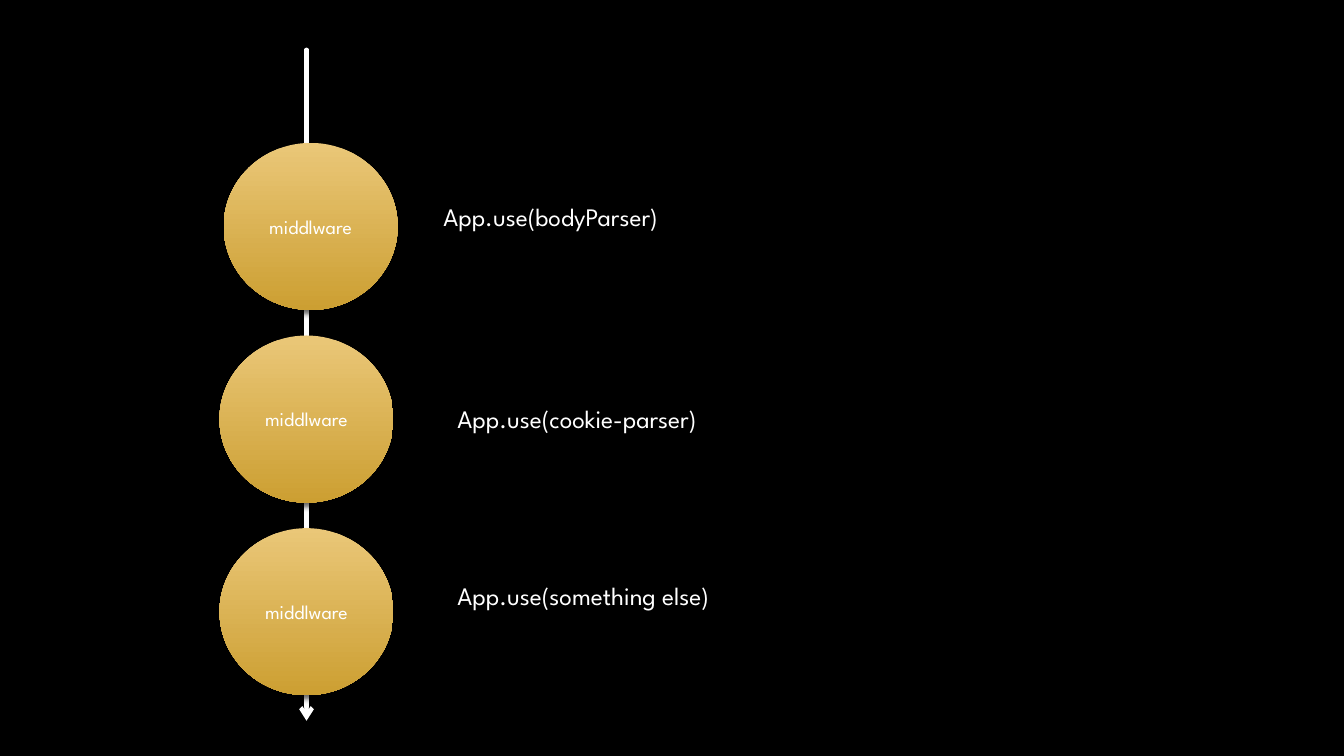
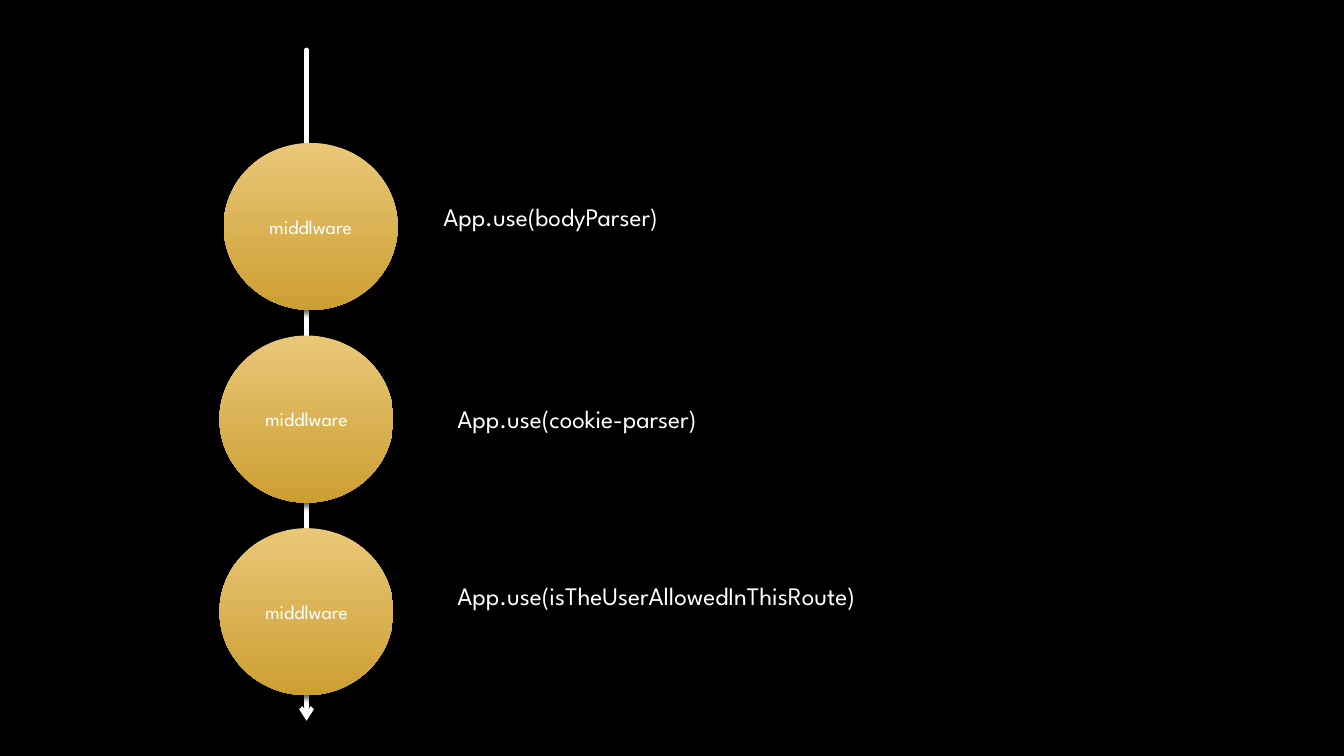
Before and after one commit to talyaron/fullstack-itc-may21, a slide deck: slide 53 of 05-Node/03-express/00-presentation/express-recap.pptx. Drawn at 1344x756 pixels with LibreOffice and Linux fonts; fonts in the diff are those of the drawing; background and template pictures are left out. Boxes give left, top, right and bottom in pixels: in the first picture for what was removed or moved away, otherwise in the second. Text is boxed around its words. In the diff, an @@ line names an element or a change of style, - is before the commit and + after.

```diff
--- a/05-Node/03-express/00-presentation/express-recap.pptx
+++ b/05-Node/03-express/00-presentation/express-recap.pptx
@@ text at (457,587,854,611): text changed @@
-App.use(something else)
+App.use(isTheUserAllowedInThisRoute)
```
Also in this commit, not shown: 2 other files.
